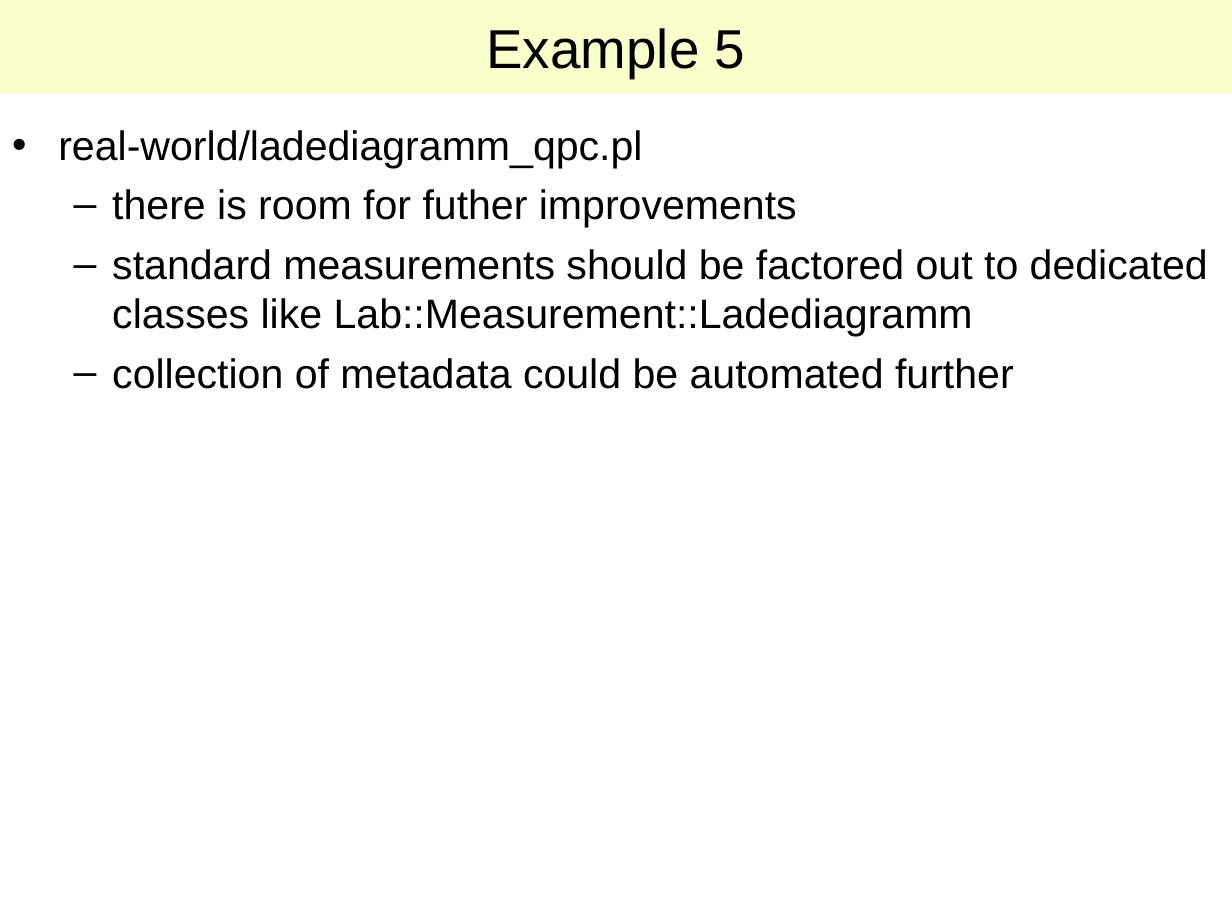
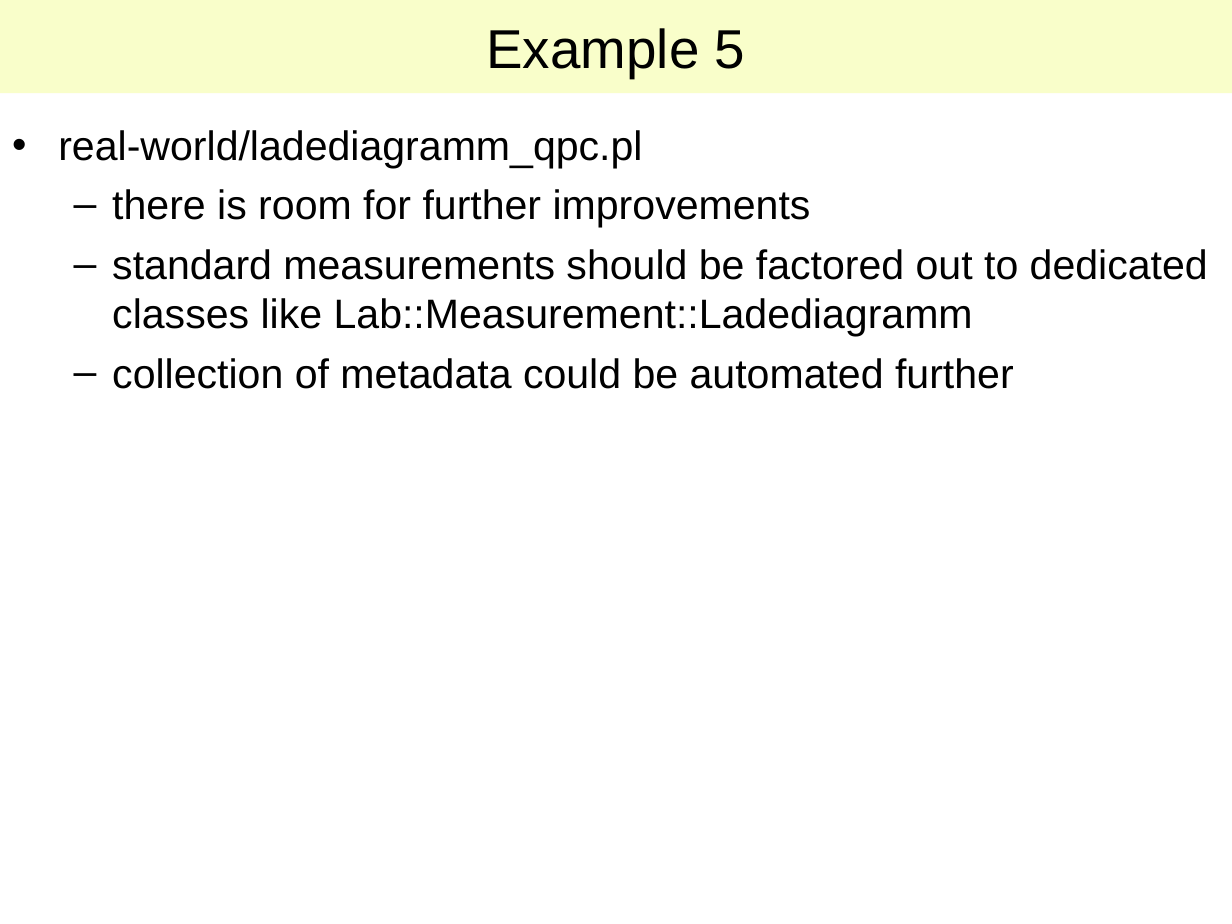
Before and after one commit to lab-measurement/Lab-VISA, a slide deck: slide 14 of Tutorial/Talk/Lab-VISA.ppt. Drawn at 1232x924 pixels with LibreOffice and Linux fonts; fonts in the diff are those of the drawing. Boxes give left, top, right and bottom in pixels: in the first picture for what was removed or moved away, otherwise in the second. Text is boxed around its words. In the diff, an @@ line names an element or a change of style, - is before the commit and + after.

Commit message:
Typos

```diff
--- a/Tutorial/Talk/Lab-VISA.ppt
+++ b/Tutorial/Talk/Lab-VISA.ppt
@@ text at [112, 189, 811, 228]: text changed @@
-  – there is room for futher improvements
+  – there is room for further improvements
```
Also in this commit, not shown: 3 other slides changed.
